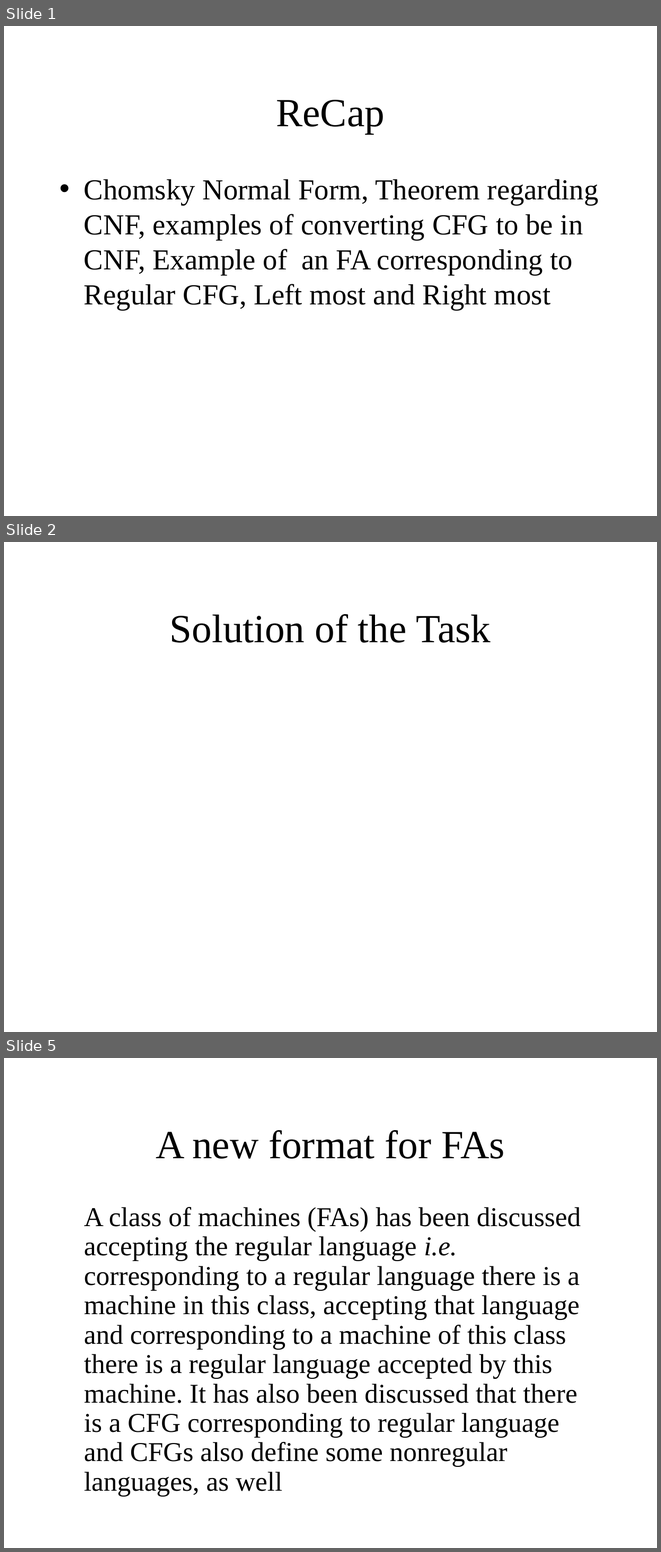
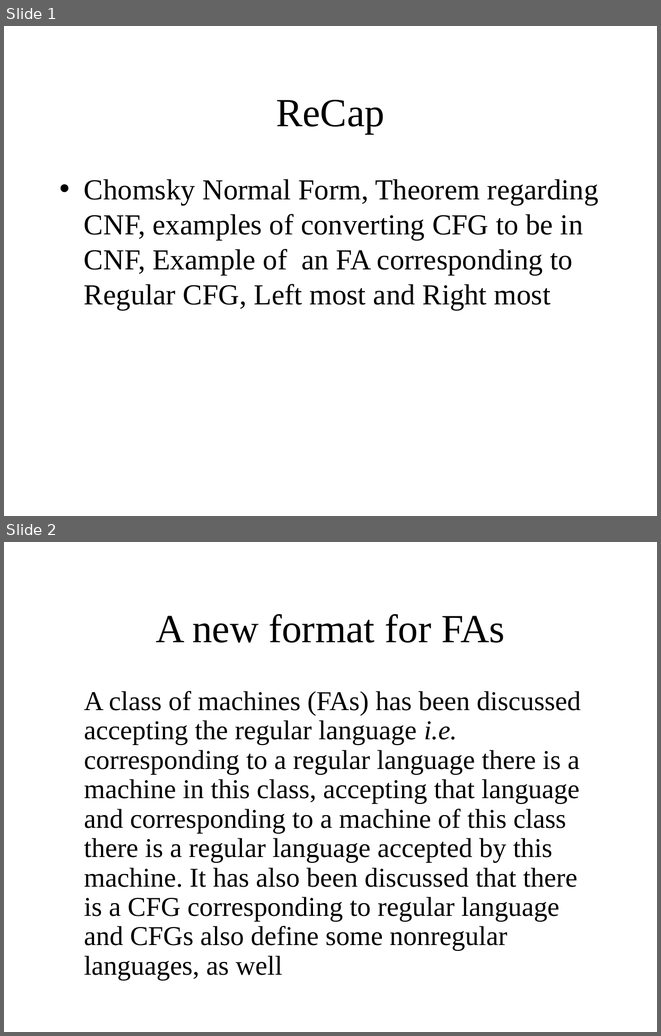
Before and after one commit to bamboat3/toa, a slide deck: Lesson 37.pptx. Shown one above the other, each under a label of ours: slides 1, 2 and 5 before the commit, slides 1 and 2 after it; the slides between them are not shown. The pictures are 661x1552 and 661x1036 pixels, drawn with LibreOffice and Linux fonts; fonts in the diff are those of the drawing; grey boxes stand for pictures. Boxes give left, top, right and bottom in pixels: in the first picture for what was removed or moved away, otherwise in the second. Text is boxed around its words. In the diff, an @@ line names an element or a change of style, - is before the commit and + after.

```diff
--- a/Lesson 37.pptx
+++ b/Lesson 37.pptx
@@ slide 2 removed at [4, 542, 657, 1032], background #FFFFFF @@
@@ title removed at [170, 614, 491, 643] @@
-Solution of the Task
@@ what was slide 5 is now slide 2 @@
```
Also in this commit, not shown: 2 other slides removed.
